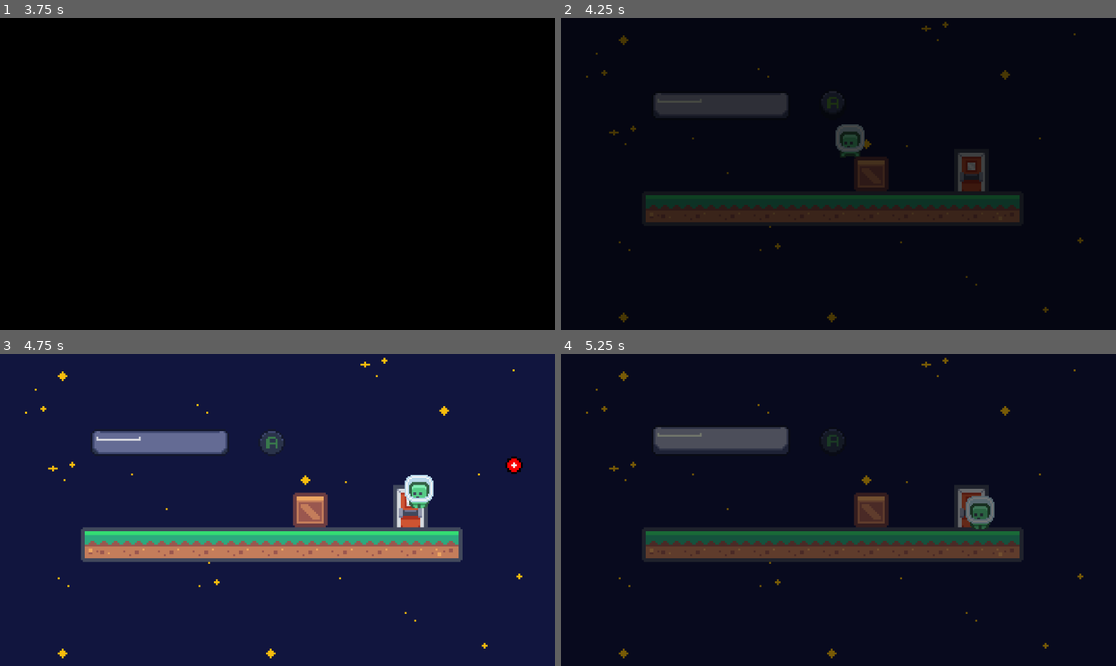
Above: before the commit, frames 1-4 (two rows, left to right).
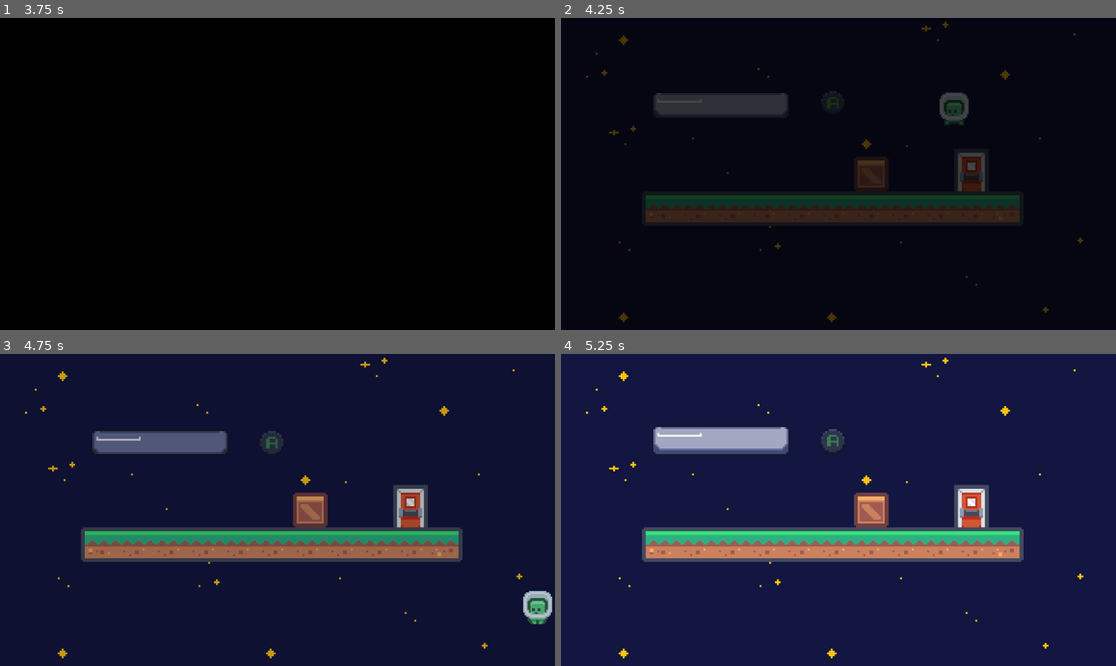
Above: after the commit, the same moments.

Repository: E-Be/GMTK_GJ2024
Game: Godot game, scene res://scenes/levels/levelWorld.tscn
Same seed, same stepped clock (60 frames per second), same inputs: the game is played once before the commit and once after it.
Inputs (mouse positions are in pixels of both pictures, inside the frame that each line leads up to):
- Up to frame 1 (3.75 s): click "Start" at 0.5 s; move the mouse to (399, 158) at 1.27 s; hold D (move_right) 1.28-2.78 s; tap Space (jump) at 1.35, 1.52, 1.82, 2.27, 2.3, 2.57, 3.05 s; tap Enter at 2 s; move the mouse to (166, 189) at 2.02 s; tap S (look_down) at 2.1 s; move the mouse to (333, 105) at 2.77 s; hold A (move_left) 2.78-3.53 s; tap W (look_up) at 2.85 s; move the mouse to (249, 236) at 3.52 s; hold D (move_right) from 3.53 s (still down); right-click (249, 236) at 3.6 s
- Up to frame 2 (4.25 s): keep holding D (move_right); tap Space (jump) at 3.77, 3.8, 4.07 s
- Up to frame 3 (4.75 s): keep holding D (move_right); move the mouse to (444, 556) at 4.27 s; press the mouse at (444, 556) at 4.28 s; tap Space (jump) at 4.52, 4.55 s
- Up to frame 4 (5.25 s): tap Space (jump) at 4.82, 5.1 s; move the mouse to (672, 463) at 5.02 s; release D (move_right) at 5.03 s; release the mouse at (672, 463) at 5.03 s; hold A (move_left) from 5.03 s (still down)

Frame 1 is identical in both runs. In frame 2, 0.8% of the frame differs, in the area x 49-74%, y 23-45%; in frame 3, 9.4%; in frame 4, 100%, in the area x 0-100%, y 0-100%.

Commit message:
Added coyote time

Diff:
--- a/scenes/player.tscn
+++ b/scenes/player.tscn
@@ -38,3 +38,9 @@
 shape = SubResource("CapsuleShape2D_g0y6j")
 
 [node name="Weapon" parent="." instance=ExtResource("3_og2vn")]
+
+[node name="CoyoteJumpTimer" type="Timer" parent="."]
+wait_time = 0.2
+one_shot = true
+
+[connection signal="timeout" from="CoyoteJumpTimer" to="." method="_on_coyote_jump_timer_timeout"]
--- a/scripts/player.gd
+++ b/scripts/player.gd
@@ -13,9 +13,11 @@
 @onready var jump_velocity: float = ((2.0 * jumpHeigth) / jumpTimeToPeak ) * -1
 @onready var jump_gravity: float = ((-2.0 * jumpHeigth) / (jumpTimeToPeak * jumpTimeToPeak)) * -1
 @onready var fall_gravity: float = ((-2.0 * jumpHeigth) / (jumpTimeToPeak * jumpTimeToDescent)) * -1
+@onready var coyote_jump_timer = $CoyoteJumpTimer
 
 var shootDirection: Vector2 = Vector2(1,0)
 var canMove = true
+var isCoyoteJumpAvailable = true
 
 func jump():
 	velocity.y = jump_velocity
@@ -27,10 +29,19 @@
 	# Add the gravity.
 	if not is_on_floor():
 		velocity.y += getGravity() * delta
+		if coyote_jump_timer.is_stopped() and isCoyoteJumpAvailable:
+			coyote_jump_timer.start()
+	else:
+		isCoyoteJumpAvailable = true
 
 	# Handle jump.
-	if Input.is_action_just_pressed("jump") and is_on_floor() and canMove:
-		jump()
+	if Input.is_action_just_pressed("jump") and canMove:
+		if is_on_floor():
+			jump()
+			isCoyoteJumpAvailable = false
+		elif not coyote_jump_timer.is_stopped() and isCoyoteJumpAvailable:
+			isCoyoteJumpAvailable = false
+			jump()
 
 	# Get the input direction and handle the movement/deceleration.
 	# As good practice, you should replace UI actions with custom gameplay actions.
@@ -66,3 +77,7 @@
 		var collision = get_slide_collision(i)
 		if (collision.get_collider() is Crate && collision.get_collider().state == Constants.State.SMALL):
 			collision.get_collider().apply_central_impulse(-collision.get_normal() * push_force)
+
+
+func _on_coyote_jump_timer_timeout():
+	isCoyoteJumpAvailable = false
